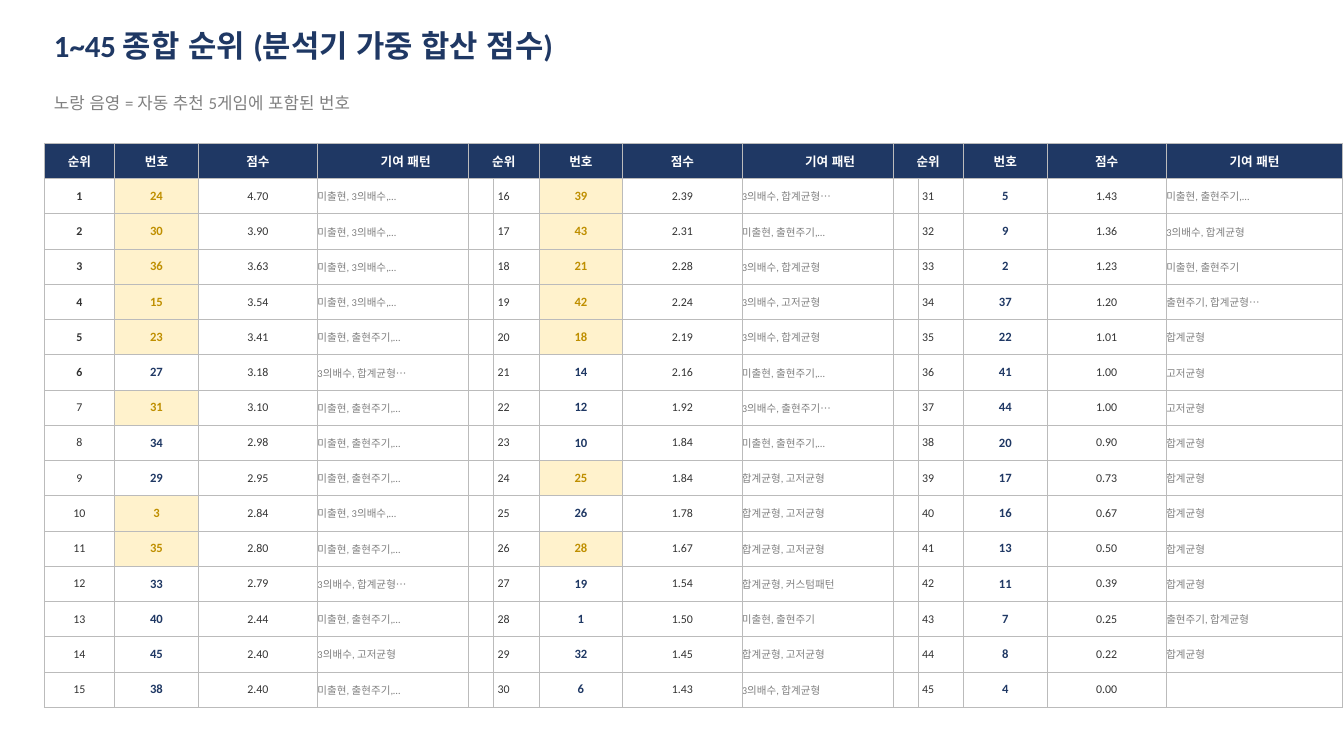
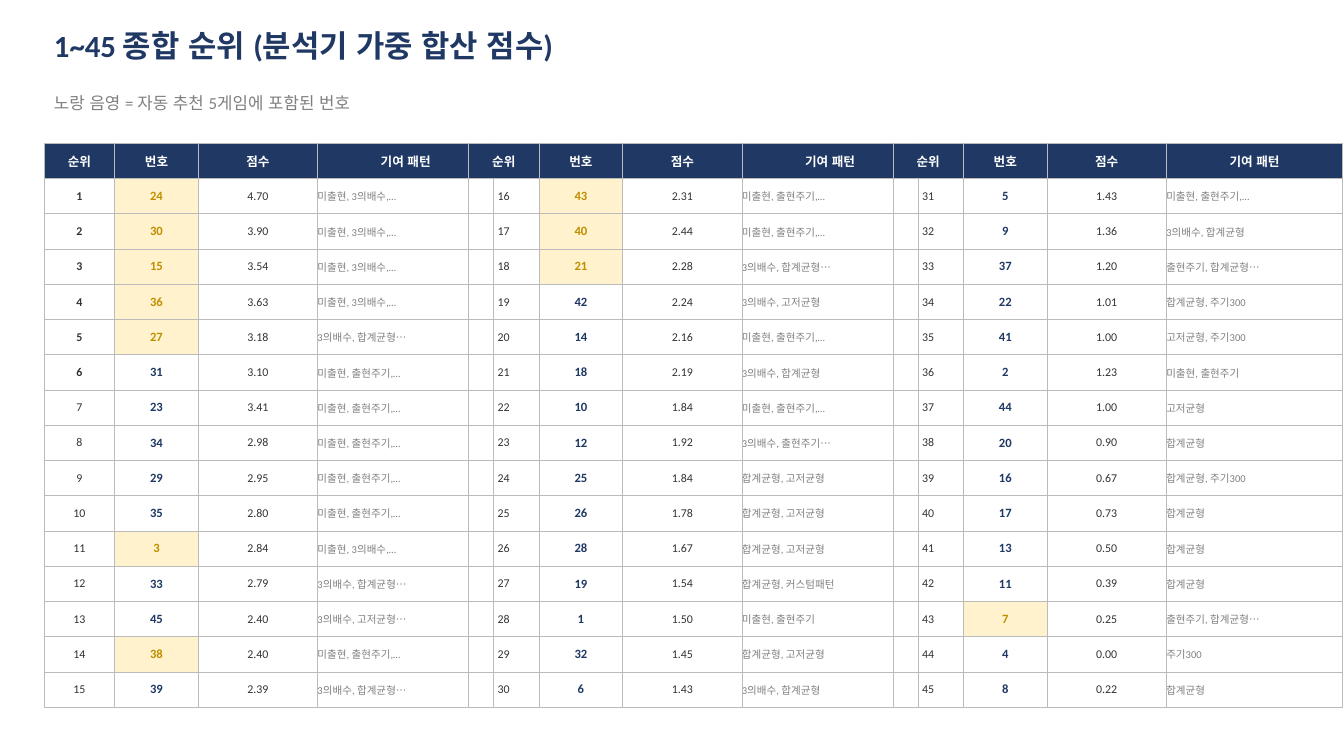
Before and after one commit to gaiger777/mskim, a slide deck: slide 2 of 로또_분석리포트.pptx. Drawn at 1344x756 pixels with LibreOffice and Linux fonts; fonts in the diff are those of the drawing. Boxes give left, top, right and bottom in pixels: in the first picture for what was removed or moved away, otherwise in the second. Text is boxed around its words. In the diff, an @@ line names an element or a change of style, - is before the commit and + after.

```diff
--- a/로또_분석리포트.pptx
+++ b/로또_분석리포트.pptx
@@ table at box(44, 143, 494, 708) @@
-row 4, column 2: 36
+row 4, column 2: 15
-row 4, column 3: 3.63
+row 4, column 3: 3.54
-row 5, column 2: 15
+row 5, column 2: 36
-row 5, column 3: 3.54
+row 5, column 3: 3.63
-row 6: 5 | 23 | 3.41 | 미출현, 출현주기,…
+row 6: 5 | 27 | 3.18 | 3의배수, 합계균형…
-row 7: 6 | 27 | 3.18 | 3의배수, 합계균형…
+row 7: 6 | 31 | 3.10 | 미출현, 출현주기,…
-row 8, column 2: 31
+row 8, column 2: 23
-row 8, column 3: 3.10
+row 8, column 3: 3.41
-row 11: 10 | 3 | 2.84 | 미출현, 3의배수,…
+row 11: 10 | 35 | 2.80 | 미출현, 출현주기,…
-row 12: 11 | 35 | 2.80 | 미출현, 출현주기,…
+row 12: 11 | 3 | 2.84 | 미출현, 3의배수,…
-row 14: 13 | 40 | 2.44 | 미출현, 출현주기,…
+row 14: 13 | 45 | 2.40 | 3의배수, 고저균형…
-row 15, column 2: 45
+row 15, column 2: 38
-row 15, column 4: 3의배수, 고저균형
+row 15, column 4: 미출현, 출현주기,…
-row 16: 15 | 38 | 2.40 | 미출현, 출현주기,…
+row 16: 15 | 39 | 2.39 | 3의배수, 합계균형…
@@ fill #FFF2CC to none in 2 cells @@
@@ fill none to #FFF2CC in row 15, column 2 @@
@@ table at box(469, 143, 919, 708) @@
-row 2: 16 | 39 | 2.39 | 3의배수, 합계균형…
+row 2: 16 | 43 | 2.31 | 미출현, 출현주기,…
-row 3, column 2: 43
+row 3, column 2: 40
-row 3, column 3: 2.31
+row 3, column 3: 2.44
-row 4, column 4: 3의배수, 합계균형
+row 4, column 4: 3의배수, 합계균형…
-row 6: 20 | 18 | 2.19 | 3의배수, 합계균형
+row 6: 20 | 14 | 2.16 | 미출현, 출현주기,…
-row 7: 21 | 14 | 2.16 | 미출현, 출현주기,…
+row 7: 21 | 18 | 2.19 | 3의배수, 합계균형
-row 8: 22 | 12 | 1.92 | 3의배수, 출현주기…
+row 8: 22 | 10 | 1.84 | 미출현, 출현주기,…
-row 9: 23 | 10 | 1.84 | 미출현, 출현주기,…
+row 9: 23 | 12 | 1.92 | 3의배수, 출현주기…
@@ fill #FFF2CC to none in 4 cells @@
@@ text colour #BF8F00 to #1F3864 in "42", "25", "28" @@
@@ table at box(893, 143, 1343, 708) @@
-row 4: 33 | 2 | 1.23 | 미출현, 출현주기
+row 4: 33 | 37 | 1.20 | 출현주기, 합계균형…
-row 5: 34 | 37 | 1.20 | 출현주기, 합계균형…
+row 5: 34 | 22 | 1.01 | 합계균형, 주기300
-row 6: 35 | 22 | 1.01 | 합계균형
+row 6: 35 | 41 | 1.00 | 고저균형, 주기300
-row 7: 36 | 41 | 1.00 | 고저균형
+row 7: 36 | 2 | 1.23 | 미출현, 출현주기
-row 10: 39 | 17 | 0.73 | 합계균형
+row 10: 39 | 16 | 0.67 | 합계균형, 주기300
-row 11, column 2: 16
+row 11, column 2: 17
-row 11, column 3: 0.67
+row 11, column 3: 0.73
-row 14, column 4: 출현주기, 합계균형
+row 14, column 4: 출현주기, 합계균형…
-row 15: 44 | 8 | 0.22 | 합계균형
+row 15: 44 | 4 | 0.00 | 주기300
-row 16: 45 | 4 | 0.00 | 
+row 16: 45 | 8 | 0.22 | 합계균형
@@ fill none to #FFF2CC in row 14, column 2 @@
@@ text colour #1F3864 to #BF8F00 in "7" @@
```
Also in this commit, not shown: 1 other slide changed, 1 slide added, 2 other files.
